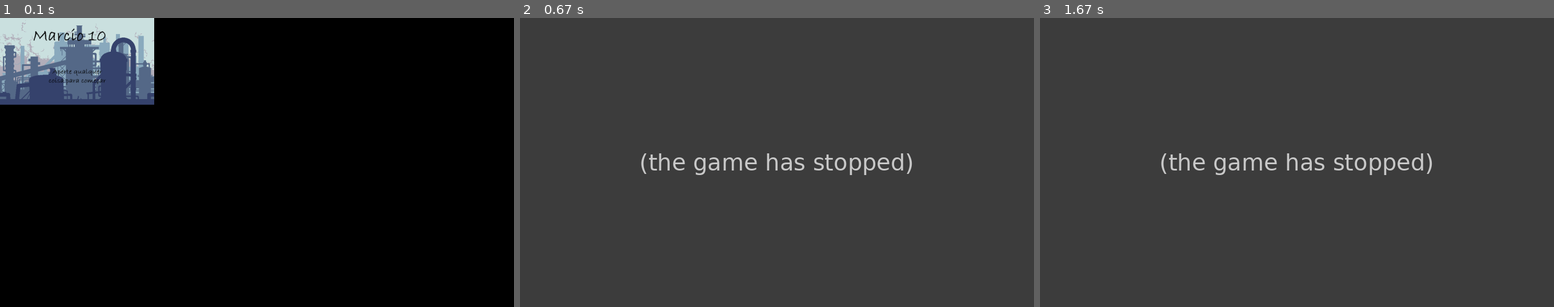
Above: before the commit, frames 1-3 (left to right).
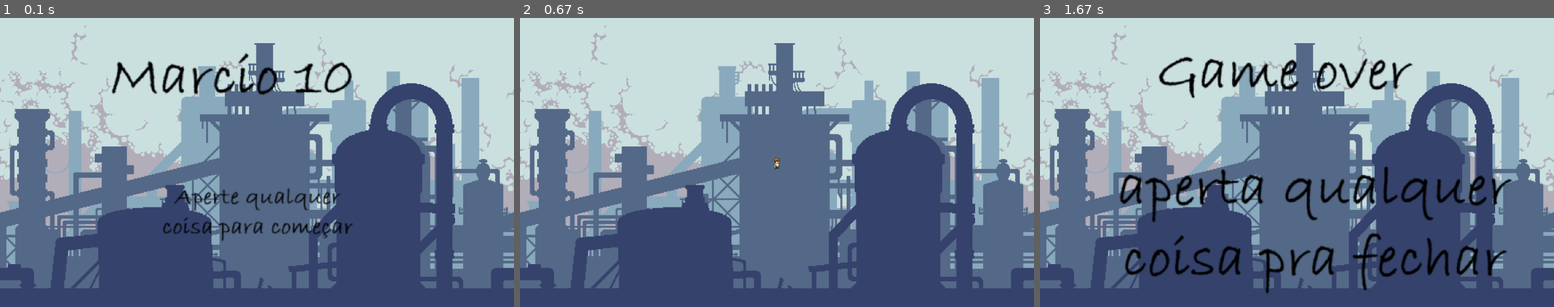
Above: after the commit, the same moments.

Repository: GabrielHenrique1909/PyGame_AntDavGab
Game: pygame game, started from jogo_v1.py
Same seed, same stepped clock (60 frames per second), same inputs: the game is played once before the commit and once after it.
Inputs:
- Up to frame 1 (0.1 s): no input
- Up to frame 2 (0.67 s): tap Space at 0.33 s
- Up to frame 3 (1.67 s): tap Space at 0.67 s

The runs differ from the first frame. In frame 1, 97% of the frame differs, in the area x 0-100%, y 0-100%; in frame 2, 100%; in frame 3, 99%.
Error before the commit: UnboundLocalError: cannot access local variable 'event' where it is not associated with a va...; the game stopped at 0.4 s (later frames are placeholders)

Commit message:
deletou pycache

Diff:
--- a/config.py
+++ b/config.py
@@ -25,3 +25,4 @@
 INIT = 0
 GAME = 1
 QUIT = 2
+OVER = 3
--- a/game_screen.py
+++ b/game_screen.py
@@ -1,5 +1,5 @@
 import pygame
-from config import FPS, WIDTH, HEIGHT, BLACK, YELLOW, RED, QUIT
+from config import FPS, WIDTH, HEIGHT, BLACK, YELLOW, RED, QUIT, OVER
 from assets import load_assets, BACKGROUND
 from sprites import Ben, Idle_Right
 
@@ -18,20 +18,19 @@
     player = Ben(groups, assets)
     all_sprites.add(player)
 
-    DONE = 0
     PLAYING = 1
     state = PLAYING
 
     keys_down = {}
 
-    while state != DONE:
+    while state == PLAYING:
         clock.tick(FPS)
 
         # ----- Trata eventos
         for event in pygame.event.get():
             # ----- Verifica consequências
             if event.type == pygame.QUIT:
-                state = DONE
+                state = QUIT
             # Só verifica o teclado se está no estado de jogo
             if state == PLAYING:
                 # Verifica se apertou alguma tecla.
@@ -43,7 +42,8 @@
                     if event.key == pygame.K_RIGHT:
                         player.speedx += 5
                     if event.key == pygame.K_SPACE:
-                        player.shoot()
+                        state = OVER
+
                 # Verifica se soltou alguma tecla.
                 if event.type == pygame.KEYUP:
                     # Dependendo da tecla, altera a velocidade.
@@ -57,12 +57,7 @@
         # Atualizando a posição dos meteoros
         all_sprites.update()
 
-        if state == PLAYING:
-            if event.type == pygame.KEYDOWN:
-                # Dependendo da tecla, altera a velocidade.
-                keys_down[event.key] = True
-                if event.key == pygame.K_SPACE:
-                    state = DONE
+
         # ----- Gera saídas
         window.fill(BLACK)  # Preenche com a cor branca
         window.blit(assets[BACKGROUND], (0, 0))
--- a/init_screen.py
+++ b/init_screen.py
@@ -2,7 +2,7 @@
 import random
 from os import path
 
-from config import IMG_DIR, BLACK, FPS, GAME, QUIT
+from config import IMG_DIR, BLACK, FPS, GAME, QUIT, WIDTH, HEIGHT
 
 
 def init_screen(screen):
@@ -11,6 +11,7 @@
 
     # Carrega o fundo da tela inicial
     background = pygame.image.load(path.join(IMG_DIR, 'inicio.png')).convert()
+    background = pygame.transform.scale(background, (WIDTH, HEIGHT))
     background_rect = background.get_rect()
 
     running = True
@@ -26,7 +27,7 @@
                 state = QUIT
                 running = False
 
-            if event.type == pygame.KEYUP:
+            if event.type == pygame.KEYDOWN:
                 state = GAME
                 running = False
 
--- a/jogo_v1.py
+++ b/jogo_v1.py
@@ -1,6 +1,6 @@
 import pygame
 import random
-from config import WIDTH, HEIGHT, INIT, GAME, QUIT
+from config import WIDTH, HEIGHT, INIT, GAME, QUIT, OVER
 from init_screen import init_screen
 from game_screen import game_screen
 from over_screen import over_screen
@@ -19,7 +19,7 @@
         state = init_screen(window)
     elif state == GAME:
         state = game_screen(window)
-    else:
+    elif state == OVER:
         state = over_screen(window)
 
 # ===== Finalização =====
--- a/over_screen.py
+++ b/over_screen.py
@@ -2,12 +2,13 @@
 import random
 from os import path
 
-from config import IMG_DIR, BLACK, FPS, GAME, QUIT
+from config import IMG_DIR, BLACK, FPS, GAME, QUIT, WIDTH, HEIGHT
 
 
 def over_screen(screen):
 
     background = pygame.image.load(path.join(IMG_DIR, 'Fim.png')).convert()
+    background = pygame.transform.scale(background, (WIDTH, HEIGHT))
     background_rect = background.get_rect()
     pygame.mixer.music.stop()
 
@@ -21,7 +22,7 @@
                 state = QUIT
                 running = False
 
-            if event.type == pygame.KEYUP:
+            if event.type == pygame.KEYDOWN:
                 state = QUIT
                 running = False
 
Not shown, added: .gitignore
